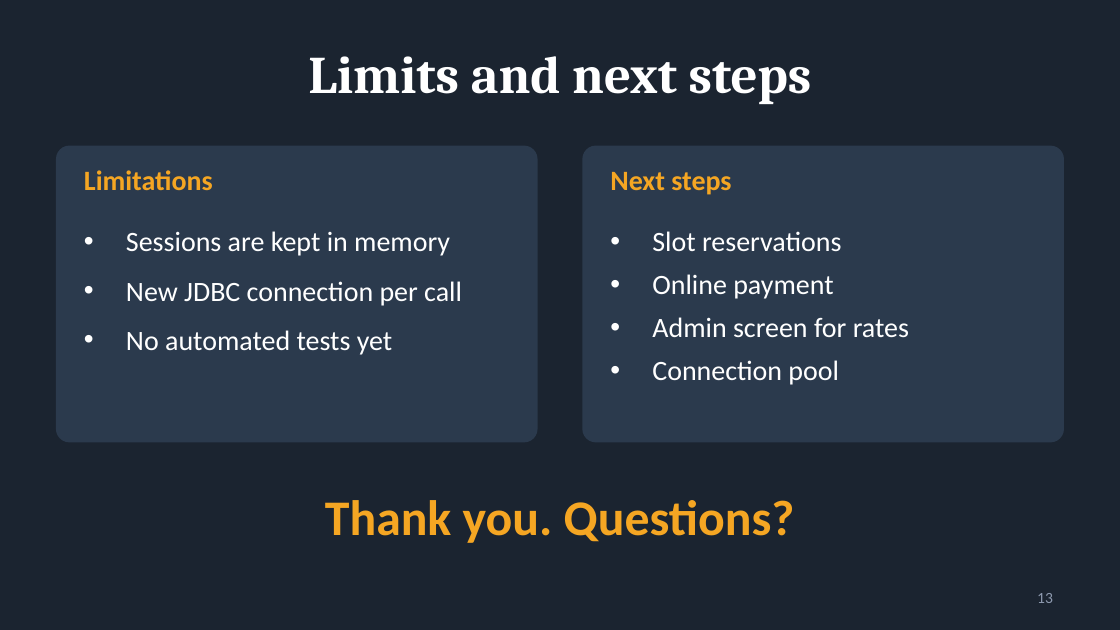
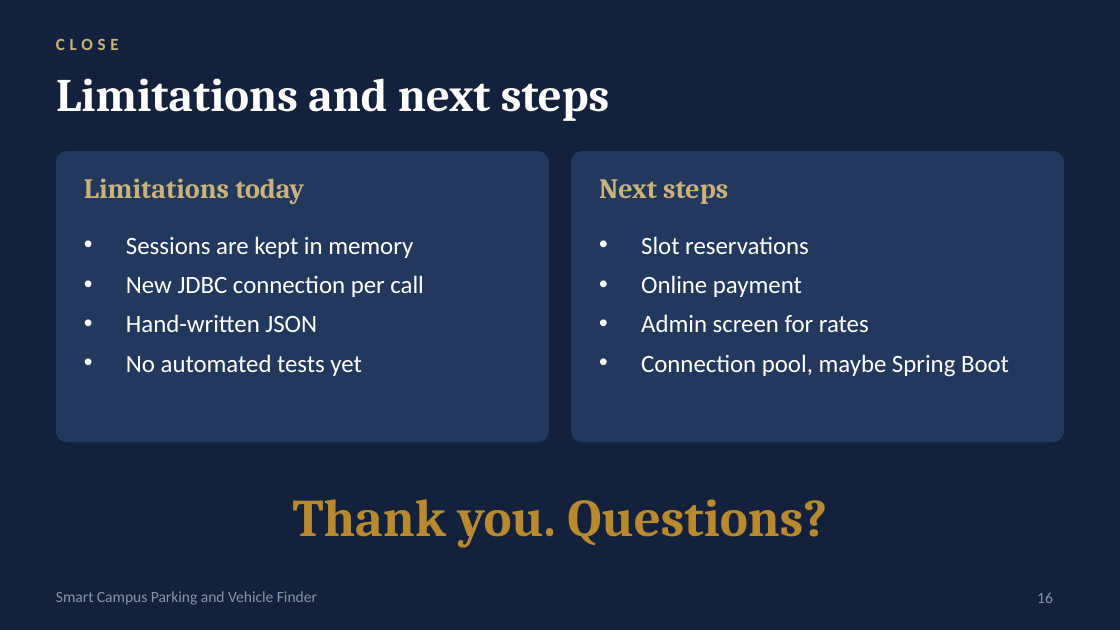
Before and after one commit to Harry-2007cmd/Java-Project, a slide deck: slide 16 of docs/Smart-Campus-Parking-Presentation.pptx (slide 13 before the commit). Drawn at 1120x630 pixels with LibreOffice and Linux fonts; fonts in the diff are those of the drawing. Boxes give left, top, right and bottom in pixels: in the first picture for what was removed or moved away, otherwise in the second. Text is boxed around its words. In the diff, an @@ line names an element or a change of style, - is before the commit and + after.

```diff
--- a/docs/Smart-Campus-Parking-Presentation.pptx
+++ b/docs/Smart-Campus-Parking-Presentation.pptx
@@ background #1B2430 to #14213D @@
@@ text added at (x1=56, y1=39, x2=119, y2=50), 11 pt, text #C9B37A, bold @@
+CLOSE
@@ title at (x1=56, y1=78, x2=609, y2=121): text changed; size 34 to 30 pt @@
-Limits and next steps
+Limitations and next steps
@@ rounded rectangle resized from (x1=56, y1=146, x2=538, y2=442) to (x1=56, y1=151, x2=549, y2=442) @@
@@ rounded rectangle at (x1=56, y1=151, x2=549, y2=442): fill #2B3A4D to #22385C; proportions changed @@
@@ text at (x1=84, y1=178, x2=304, y2=204): text changed; font Calibri to Cambria; text colour #F5A623 to #C9B37A @@
-Limitations
+Limitations today
@@ rounded rectangle at (x1=571, y1=151, x2=1064, y2=442): fill #2B3A4D to #22385C; proportions changed @@
@@ rounded rectangle resized from (x1=582, y1=146, x2=1064, y2=442) to (x1=571, y1=151, x2=1064, y2=442) @@
@@ text "Next steps" moved from (x1=610, y1=172, x2=731, y2=195) to (x1=599, y1=179, x2=728, y2=204) @@
@@ text "Next steps" at (x1=599, y1=179, x2=728, y2=204): font Calibri to Cambria, text colour #F5A623 to #C9B37A @@
@@ text at (x1=126, y1=236, x2=424, y2=376): size 18 to 16 pt in "Sessions are kept in memory", "New JDBC connection per call", "No automated tests yet"; less space between paragraphs @@
@@ text "Slot reservations" moved from (x1=652, y1=231, x2=909, y2=385) to (x1=641, y1=236, x2=1009, y2=377) @@
@@ text at (x1=641, y1=236, x2=869, y2=332): size 18 to 16 pt in "Slot reservations", "Online payment", "Admin screen for rates" @@
@@ text at (x1=126, y1=314, x2=317, y2=332): paragraph added @@
+• Hand-written JSON
@@ text at (x1=641, y1=354, x2=1009, y2=377): text changed; size 18 to 16 pt @@
-• Connection pool
+• Connection pool, maybe Spring Boot
@@ text "Thank you. Questions?" at (x1=293, y1=499, x2=827, y2=548): size 32 to 34 pt, font Calibri to Cambria, text colour #F5A623 to #B8892E @@
@@ text added at (x1=56, y1=591, x2=317, y2=605), 10 pt, text #8A93A3 @@
+Smart Campus Parking and Vehicle Finder
@@ page number at (x1=1037, y1=592, x2=1053, y2=603): text changed; text colour #8D99AE to #8A93A3 @@
-13
+16
```
Also in this commit, not shown: 4 other slides changed, 11 slides added, 8 slides removed, 1 other file.
